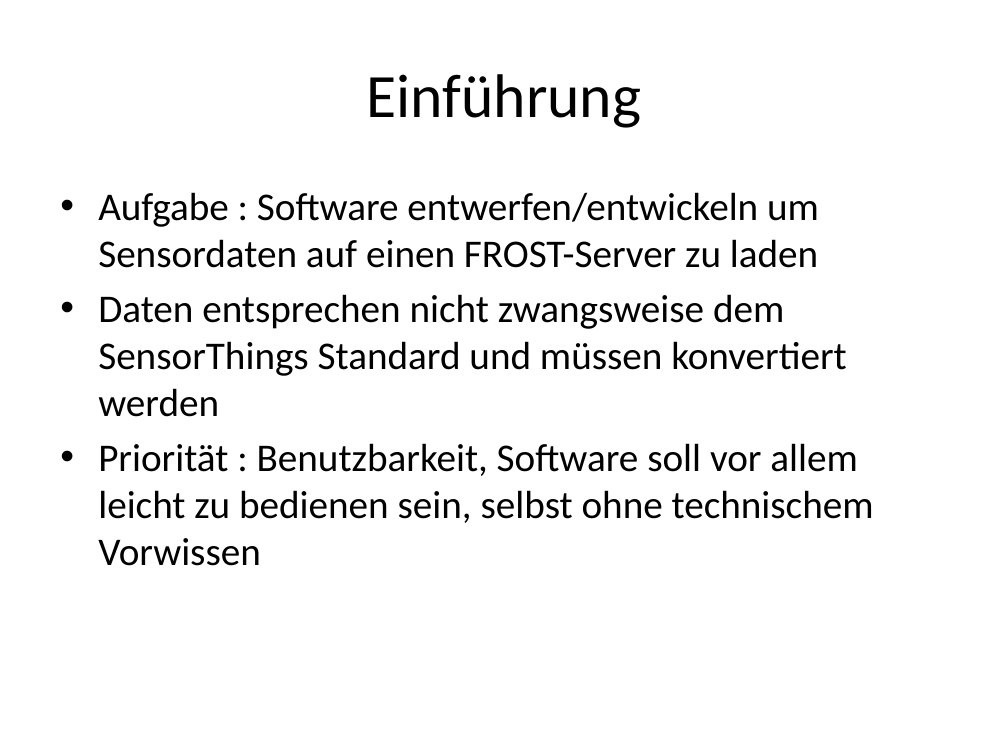
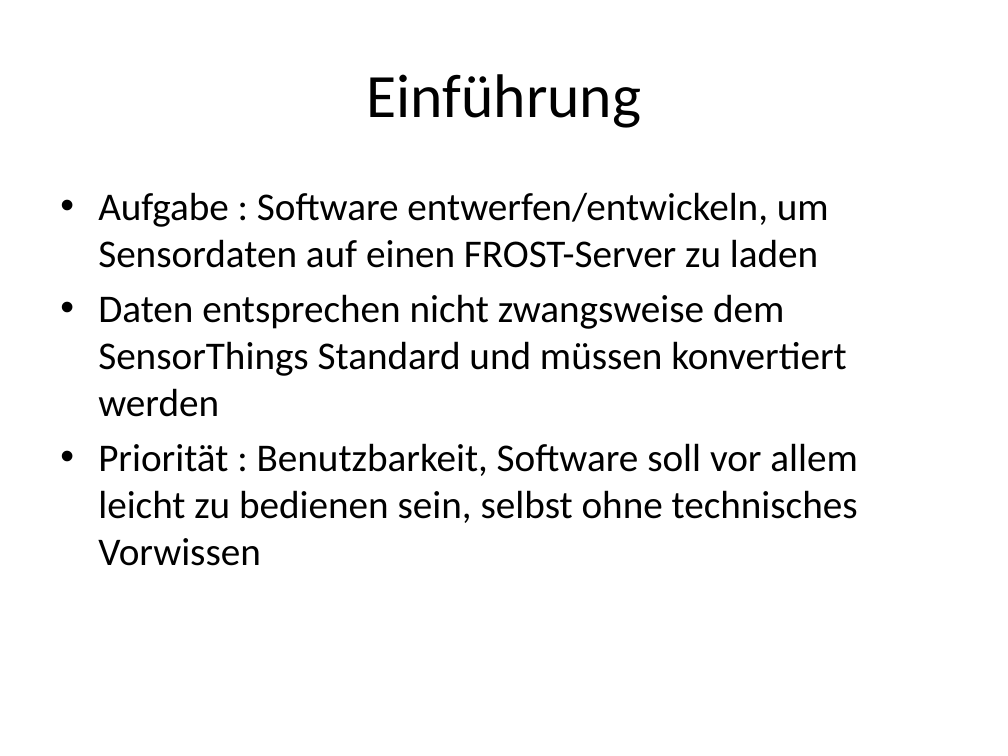
Before and after one commit to Chillimport/PSE-Sensoren, a slide deck: slide 2 of Pflichtenheft/Pflichtenheft Präsentation.pptx. Drawn at 1008x756 pixels with LibreOffice and Linux fonts; fonts in the diff are those of the drawing. Boxes give left, top, right and bottom in pixels: in the first picture for what was removed or moved away, otherwise in the second. Text is boxed around its words. In the diff, an @@ line names an element or a change of style, - is before the commit and + after.

Commit message:
Präsentation folie 2 zeichen und rechtschreibfehler korrigiert

```diff
--- a/Pflichtenheft/Pflichtenheft Präsentation.pptx
+++ b/Pflichtenheft/Pflichtenheft Präsentation.pptx
@@ text at (98,192,829,268): text changed @@
-• Aufgabe : Software entwerfen/entwickeln um Sensordaten auf einen FROST-Server zu laden
+• Aufgabe : Software entwerfen/entwickeln, um Sensordaten auf einen FROST-Server zu laden
@@ text at (98,443,858,566): text changed @@
-• Priorität : Benutzbarkeit, Software soll vor allem leicht zu bedienen sein, selbst ohne technischem Vorwissen
+• Priorität : Benutzbarkeit, Software soll vor allem leicht zu bedienen sein, selbst ohne technisches Vorwissen
```
